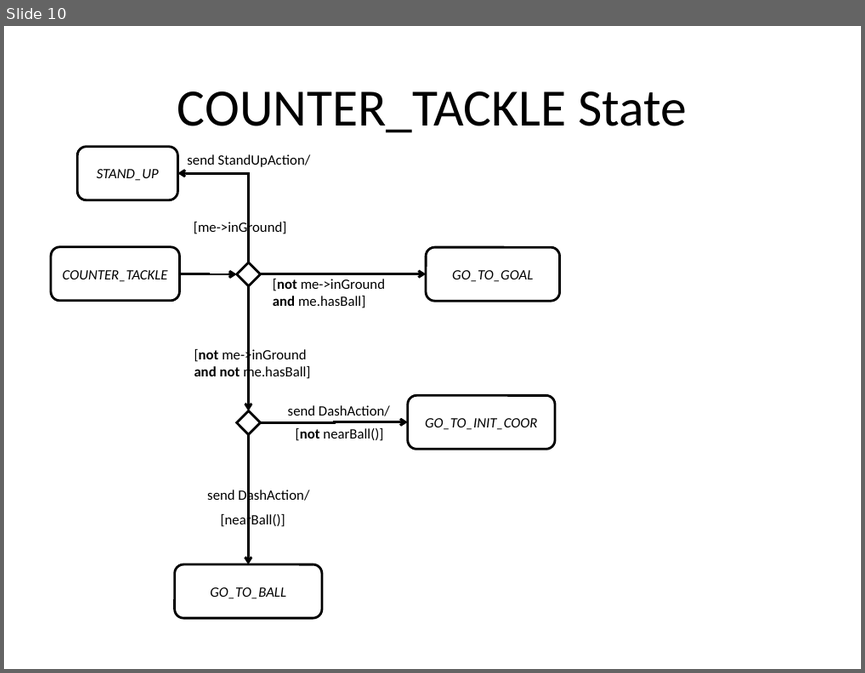
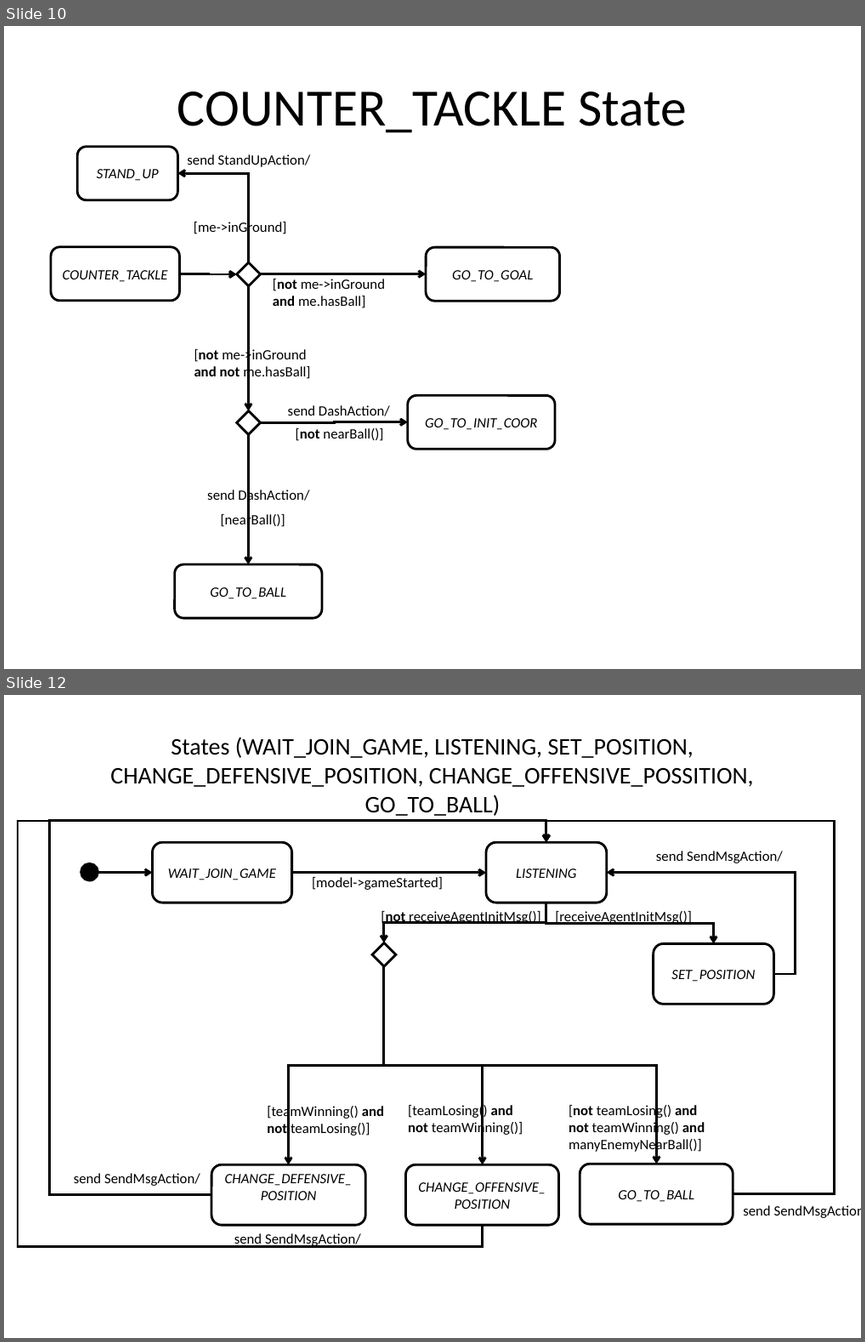
Before and after one commit to krishprince/rollerslam, a slide deck: docs/AgentActionsPerceptions/PlayerStrategyStateMachine.ppt. Shown one above the other, each under a label of ours: slide 10 before the commit, slides 10 and 12 after it; the slides between them are not shown. The pictures are 865x673 and 865x1342 pixels, drawn with LibreOffice and Linux fonts; fonts in the diff are those of the drawing. Boxes give left, top, right and bottom in pixels: in the first picture for what was removed or moved away, otherwise in the second. Text is boxed around its words. In the diff, an @@ line names an element or a change of style, - is before the commit and + after.

```diff
--- a/docs/AgentActionsPerceptions/PlayerStrategyStateMachine.ppt
+++ b/docs/AgentActionsPerceptions/PlayerStrategyStateMachine.ppt
@@ slide 12 added at (4, 695, 861, 1338), background #FFFFFF @@
@@ title added at (110, 737, 754, 816), 20 pt, text #000000 @@
+States (WAIT_JOIN_GAME, LISTENING, SET_POSITION, CHANGE_DEFENSIVE_POSITION, CHANGE_OFFENSIVE_POSSITION, GO_TO_BALL)
@@ elbow arrow added from (482, 1225) to (546, 842), #000000 2.01 pt @@
@@ elbow arrow added from (211, 1195) to (546, 842), #000000 2.01 pt @@
@@ elbow arrow added from (733, 1194) to (546, 842), #000000 2.01 pt @@
@@ rounded rectangle added at (152, 842, 292, 902), fill #FFFFFF, outline #000000 2.01 pt, 12 pt, text #000000, italic @@
+WAIT_JOIN_GAME
@@ rounded rectangle added at (487, 842, 608, 902), fill #FFFFFF, outline #000000 2.01 pt, 12 pt, text #000000, italic @@
+LISTENING
@@ ellipse added at (81, 864, 98, 881), fill #000000, outline #000000 2.01 pt @@
@@ elbow arrow added from (98, 873) to (152, 873), #000000 2.01 pt @@
@@ elbow arrow added from (292, 873) to (487, 873), #000000 2.01 pt @@
@@ elbow arrow added from (773, 974) to (607, 873), #000000 2.01 pt @@
@@ text added at (656, 851, 783, 863), 12 pt, text #000000 @@
+send SendMsgAction/
@@ text added at (312, 877, 443, 890), 12 pt, text #000000 @@
+[model->gameStarted]
@@ text added at (381, 911, 541, 925), 12 pt, text #000000 @@
+[not receiveAgentInitMsg()]
@@ elbow arrow added from (546, 902) to (384, 942), #000000 2.01 pt @@
@@ elbow arrow added from (546, 902) to (714, 943), #000000 2.01 pt @@
@@ text added at (555, 911, 692, 925), 12 pt, text #000000 @@
+[receiveAgentInitMsg()]
@@ diamond added at (372, 942, 397, 967), fill #FFFFFF, outline #000000 2.01 pt @@
@@ rounded rectangle added at (653, 943, 774, 1004), fill #FFFFFF, outline #000000 2.01 pt, 12 pt, text #000000, italic @@
+SET_POSITION
@@ elbow arrow added from (384, 967) to (289, 1164), #000000 2.01 pt @@
@@ elbow arrow added from (384, 967) to (482, 1164), #000000 2.01 pt @@
@@ elbow arrow added from (384, 967) to (656, 1163), #000000 2.01 pt @@
@@ text added at (267, 1105, 384, 1135), 12 pt, text #000000 @@
+[teamWinning() and
+not teamLosing()]
@@ text added at (408, 1103, 522, 1136), 12 pt, text #000000 @@
+[teamLosing() and
+not teamWinning()]
@@ text added at (568, 1103, 704, 1153), 12 pt, text #000000 @@
+[not teamLosing() and
+not teamWinning() and
+manyEnemyNearBall()]
@@ text added at (74, 1173, 200, 1185), 12 pt, text #000000 @@
+send SendMsgAction/
@@ rounded rectangle added at (211, 1164, 365, 1225), fill #FFFFFF, outline #000000 2.01 pt, 12 pt, text #000000, italic @@
+CHANGE_DEFENSIVE_POSITION
@@ rounded rectangle added at (406, 1164, 559, 1225), fill #FFFFFF, outline #000000 2.01 pt, 12 pt, text #000000, italic @@
+CHANGE_OFFENSIVE_POSITION
@@ rounded rectangle added at (579, 1163, 733, 1224), fill #FFFFFF, outline #000000 2.01 pt, 12 pt, text #000000, italic @@
+GO_TO_BALL
@@ text added at (743, 1205, 861, 1218), 12 pt, text #000000 @@
+send SendMsgAction/
@@ text added at (234, 1233, 361, 1247), 12 pt, text #000000 @@
+send SendMsgAction/
```
Also in this commit, not shown: 1 other slide added.
